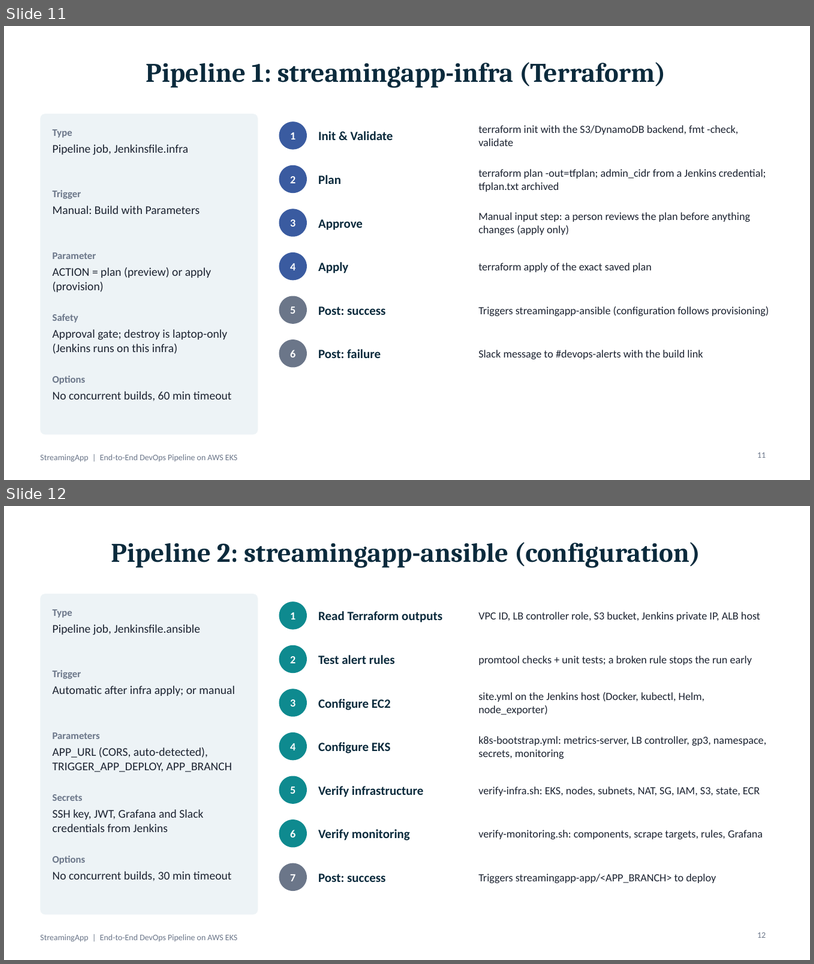
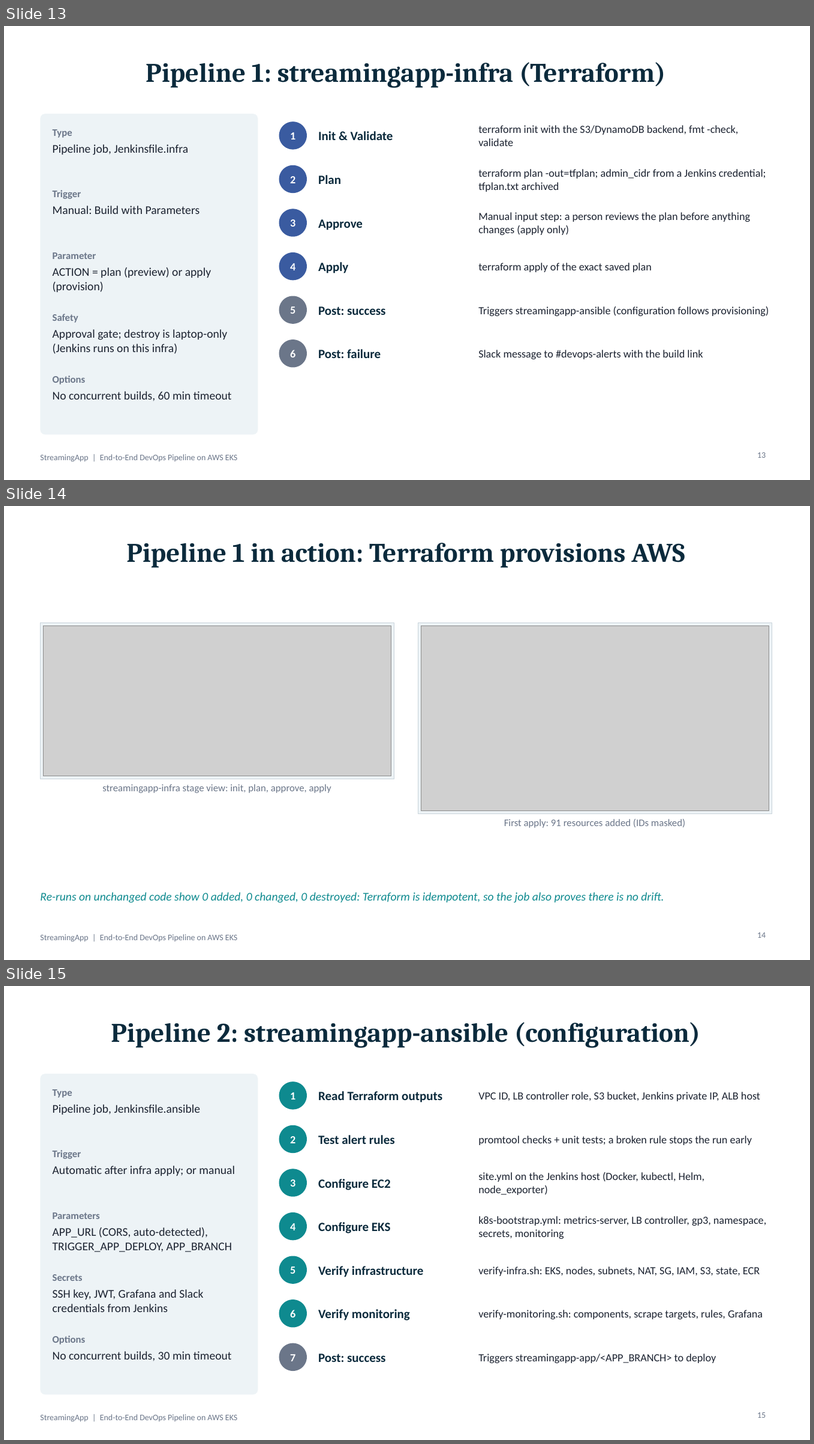
Before and after one commit to ApoorvaD90/StreamingApp, a slide deck: docs/final ppt.pptx. Shown one above the other, each under a label of ours: slides 11 and 12 before the commit, slides 13, 14 and 15 after it. The pictures are 814x964 and 814x1444 pixels, drawn with LibreOffice and Linux fonts; fonts in the diff are those of the drawing; grey boxes stand for pictures. Boxes give left, top, right and bottom in pixels: in the first picture for what was removed or moved away, otherwise in the second. Text is boxed around its words. In the diff, an @@ line names an element or a change of style, - is before the commit and + after.

```diff
--- a/docs/final ppt.pptx
+++ b/docs/final ppt.pptx
@@ slide 14 added at <box>4,506,810,960</box>, background #FFFFFF; not listed: 1 template element that a slide beside it also shows @@
@@ title added at <box>126,543,685,568</box>, 32 pt, text #0B2A3C, bold @@
+Pipeline 1 in action: Terraform provisions AWS
@@ rectangle added at <box>40,623,394,779</box>, fill #EDF3F6, outline #C9D4DB 0.75 pt @@
@@ picture added at <box>44,626,391,776</box> @@
@@ rectangle added at <box>419,623,772,813</box>, fill #EDF3F6, outline #C9D4DB 0.75 pt @@
@@ picture added at <box>422,626,769,810</box> @@
@@ text added at <box>102,784,332,793</box>, 12 pt, text #6B7689 @@
+streamingapp-infra stage view: init, plan, approve, apply
@@ text added at <box>504,819,686,828</box>, 12 pt, text #6B7689 @@
+First apply: 91 resources added (IDs masked)
@@ text added at <box>40,892,664,903</box>, 14 pt, text #0E8A8F, italic @@
+Re-runs on unchanged code show 0 added, 0 changed, 0 destroyed: Terraform is idempotent, so the job also proves there is no drift.
@@ page number added at <box>758,932,766,937</box>, 10 pt, text #6B7689 @@
+14
@@ what was slide 11 is now slide 13 @@
@@ page number at <box>758,452,766,457</box>: text changed @@
-11
+13
@@ what was slide 12 is now slide 15 @@
@@ page number at <box>758,1412,766,1417</box>: text changed @@
-12
+15
```
Also in this commit, not shown: 8 other slides added.
